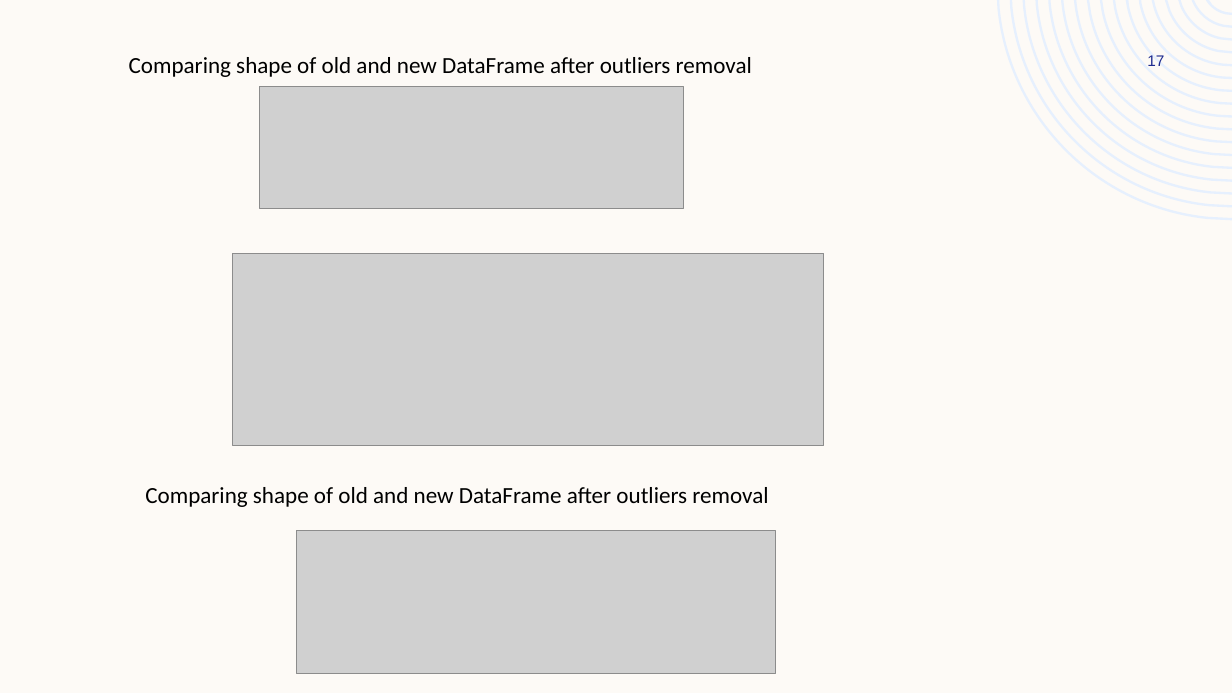
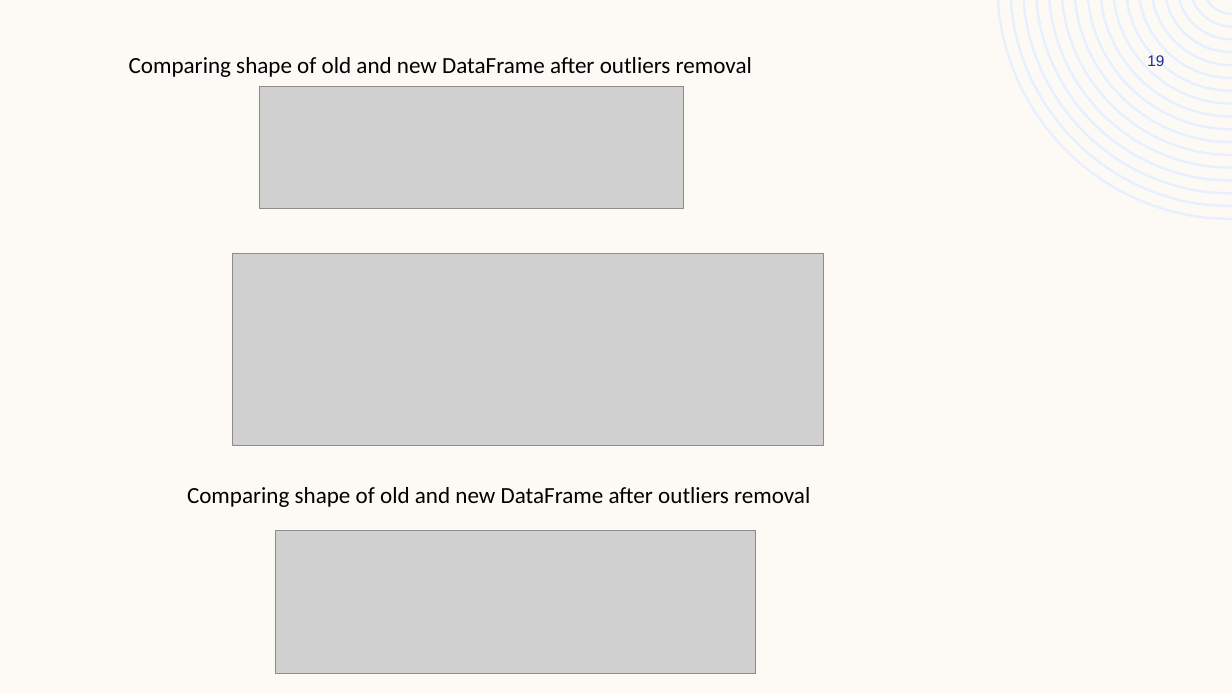
Before and after one commit to ArchanaKumari846/Internship, a slide deck: slide 19 of Project/car price prediction/car price prediction.pptx (slide 17 before the commit). Drawn at 1232x693 pixels with LibreOffice and Linux fonts; fonts in the diff are those of the drawing; grey boxes stand for pictures. Boxes give left, top, right and bottom in pixels: in the first picture for what was removed or moved away, otherwise in the second. Text is boxed around its words. In the diff, an @@ line names an element or a change of style, - is before the commit and + after.

```diff
--- a/Project/car price prediction/car price prediction.pptx
+++ b/Project/car price prediction/car price prediction.pptx
@@ page number at bbox=[1147, 55, 1164, 66]: text changed @@
-17
+19
@@ text "Comparing shape of old and ...": place and size @@
-text "Comparing shape of old and ..." at bbox=[145, 487, 768, 507]
+text "Comparing shape of old and ..." at bbox=[187, 487, 810, 507]
@@ picture: place and size @@
-picture at bbox=[297, 531, 776, 674]
+picture at bbox=[276, 531, 756, 674]
```
Also in this commit, not shown: 6 other slides changed, 2 slides added, 1 other file.
